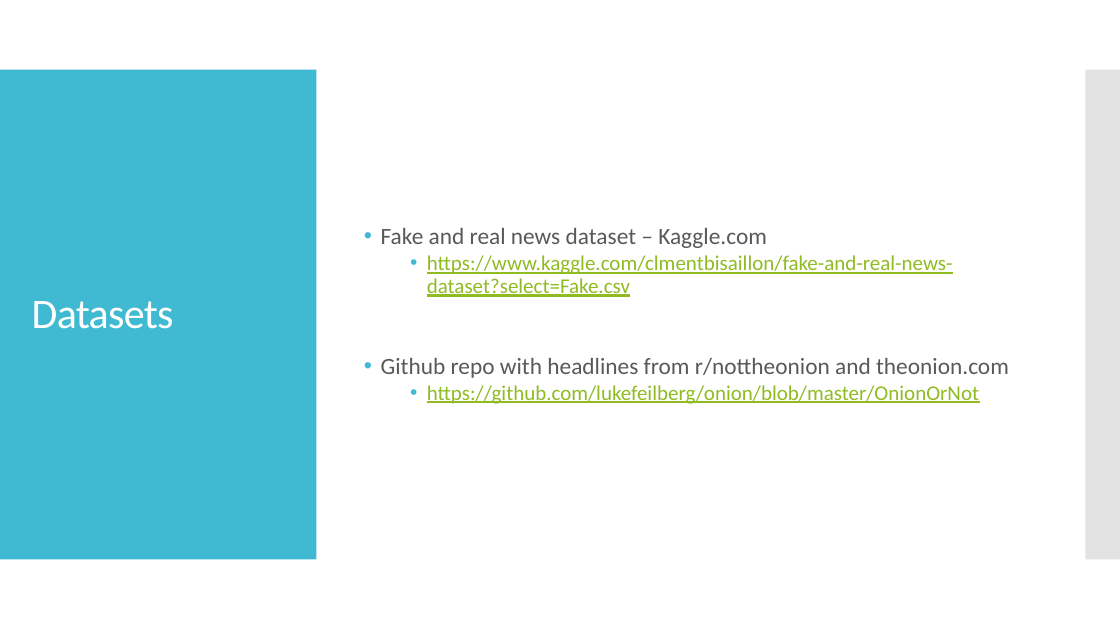
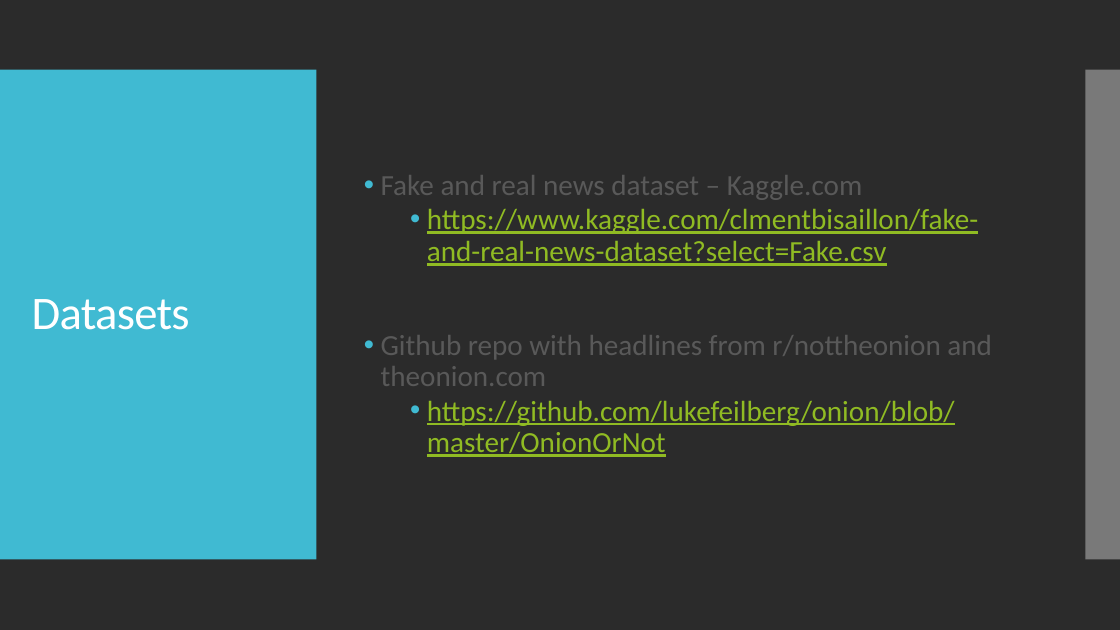
Before and after one commit to matthewbelevski/project-3, a slide deck: slide 4 of Project 3 - Final Presentation.pptx (slide 3 before the commit). Drawn at 1120x630 pixels with LibreOffice and Linux fonts; fonts in the diff are those of the drawing; background and template pictures are left out; a plain dark background stands for a picture behind light text. Boxes give left, top, right and bottom in pixels: in the first picture for what was removed or moved away, otherwise in the second. Text is boxed around its words. In the diff, an @@ line names an element or a change of style, - is before the commit and + after.

```diff
--- a/Project 3 - Final Presentation.pptx
+++ b/Project 3 - Final Presentation.pptx
@@ background #FFFFFF to picture (left out) @@
@@ text "Fake and real news dataset ..." at <box>381,175,992,457</box>: size 20 to 25 pt in "Fake and real news dataset – Kaggle.com", "Github repo with headlines from r/nottheonion and ..."; size 18 to 25 pt in "https://www.kaggle.com/clmentbisaillon/fake-and-real-news-da ...", "https://github.com/lukefeilberg/onion/blob/master/OnionOrNot" @@
@@ title "Datasets" at <box>32,299,190,330</box>: size 36 to 40 pt @@
```
Also in this commit, not shown: 9 other slides changed, 2 slides added, 1 slide removed, 4 other files.
